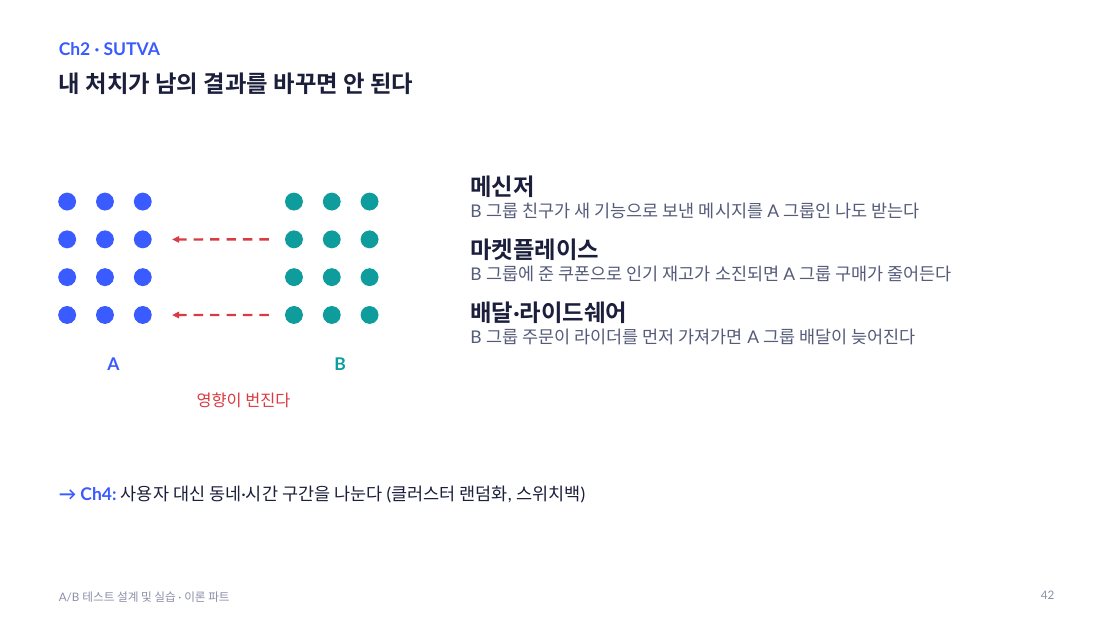
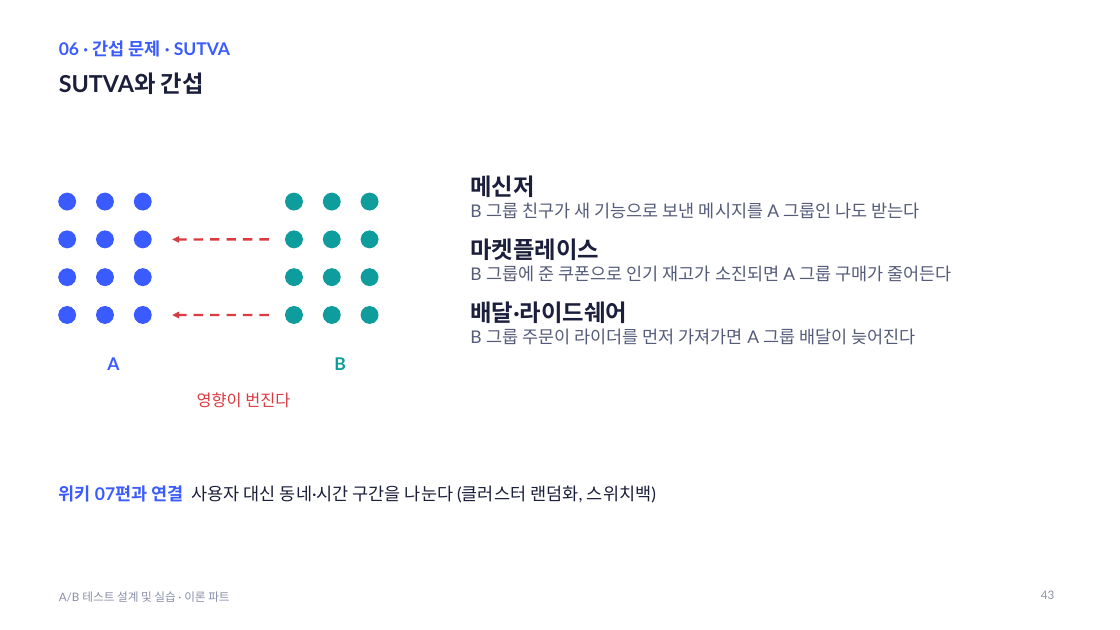
Before and after one commit to kkamret/quickmart-lab-rats, a slide deck: slide 43 of docs/lecture/ab-testing-theory.pptx (slide 42 before the commit). Drawn at 1120x630 pixels with LibreOffice and Linux fonts; fonts in the diff are those of the drawing. Boxes give left, top, right and bottom in pixels: in the first picture for what was removed or moved away, otherwise in the second. Text is boxed around its words. In the diff, an @@ line names an element or a change of style, - is before the commit and + after.

Commit message:
docs: A/B 테스트 PPT를 위키 순서로 재구성

```diff
--- a/docs/lecture/ab-testing-theory.pptx
+++ b/docs/lecture/ab-testing-theory.pptx
@@ text at <box>59,40,230,57</box>: text changed @@
-Ch2 · SUTVA
+06 · 간섭 문제 · SUTVA
@@ title at <box>59,72,204,94</box>: text changed @@
-내 처치가 남의 결과를 바꾸면 안 된다
+SUTVA와 간섭
@@ text at <box>59,485,656,503</box>: text changed @@
-→ Ch4: 사용자 대신 동네·시간 구간을 나눈다 (클러스터 랜덤화, 스위치백)
+위키 07편과 연결 사용자 대신 동네·시간 구간을 나눈다 (클러스터 랜덤화, 스위치백)
```
Also in this commit, not shown: 73 other slides changed, 3 slides added, 4 slides removed, 2 other files.
